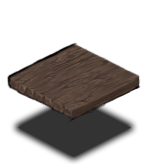
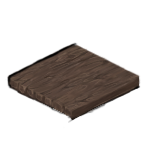
Before/after of a w=148, h=164 layered artwork. What changed in the layer stack:
hid "Shadow" over [18, 104, 131, 157]
